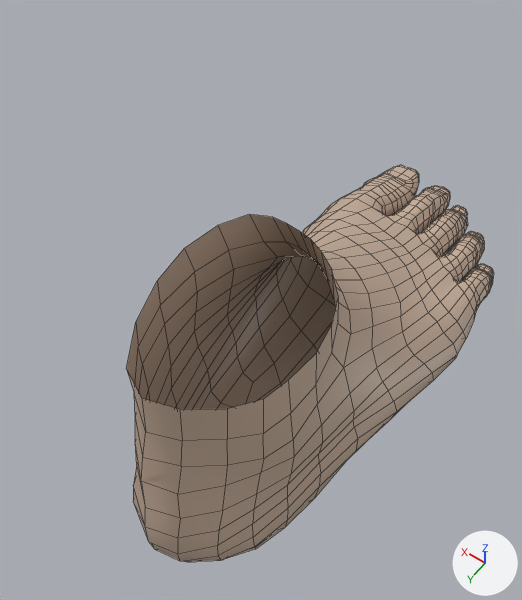
What one commit did to the Blender file blender_models/Leg/foot.blend.
The view is the same before and after, from a 50 mm lens placed at (-0.209, 0.14, 0.274), pointed at (-0.12, 0.015, 0.078). Arrows for +X, +Y and +Z are at lower right; the lights stay in place. Mesh edges are drawn as thin lines.

Objects in the first picture: 'humonculus-base'.
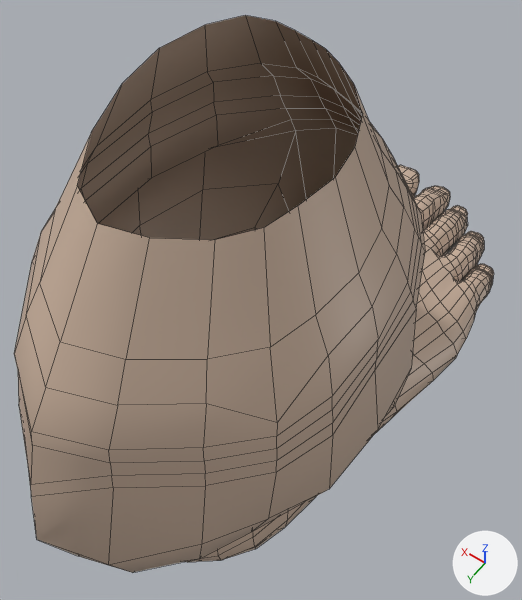
The newer file adds a shape key; the second version is drawn at full value of the shape key 'ankle' of 'humonculus-base', and the change is written as the vertex moves it makes.

The change, as a diff of the scene's bpy script:
```diff
--- a/blender_models/Leg/foot.blend.py
+++ b/blender_models/Leg/foot.blend.py
@@ me_humonculus_base @@
 # used by ob_humonculus_base; location = (0.0, 0.0, 0.0); rotation_euler = (1.571, 0.0, 0.0), in degrees (90, 0, 0); scale = (0.1, 0.1, 0.1)
-me_humonculus_base.from_pydata(...)  # 1103 vertices, 1092 faces; spans x -1.77..-0.86, y 0.0..1.17, z -0.92..1.42
+me_humonculus_base.from_pydata(...)  # 1183 vertices, 1172 faces; spans x -1.77..-0.77, y 0.0..1.83, z -1.2..1.42
+# me_humonculus_base part 1
+# 20 vertices are removed from x -1.56..-1.08, y 1.05..1.17, z -0.79..-0.07
+# 20 faces are deleted
+# 66 vertices move from x -1.61..-1.01, y 0.45..1.0, z -0.89..0.12 to x -1.77..-0.77, y 0.53..1.26, z -1.2..0.42
+# 100 vertices are added at x -1.73..-0.9, y 1.14..1.83, z -1.1..0.33
+# 100 new faces join them
 me_humonculus_base.materials.append(mat_defaultskin)
```

Location of each change, (x1, y1, x2, y2) in pixels of the pictures (522 x 600 px):
'humonculus-base', reshaped (30% wider, 40% taller)
    before: (126, 165, 494, 562)
    after: (14, 15, 494, 572)
part 1 of me_humonculus_base, built on
    before: (126, 214, 388, 538)
    after: (14, 15, 425, 572)
